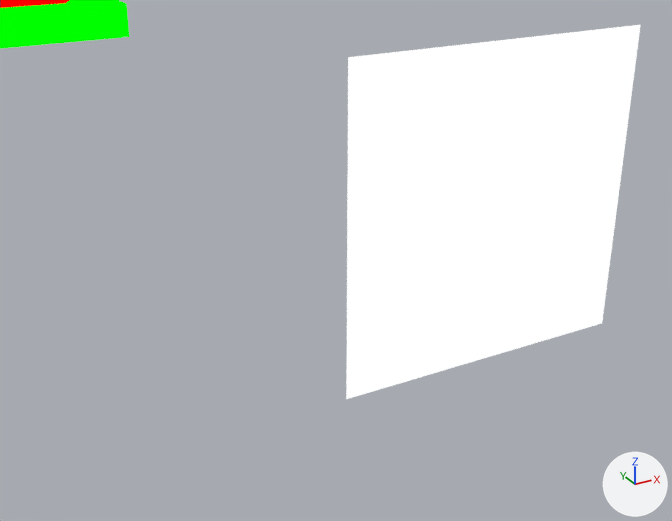
An edit to the Blender file assets-source/blender/motion/stegosaurus-idle.blend, drawn before and after from the same camera.
One viewpoint serves both versions: a 50 mm lens placed at (73.52, -33.67, 13.25), pointed at (75.93, -29.28, 11.05). The axes (+X, +Y, +Z) are drawn at lower right. The lights are the same throughout. The first picture is the older version.

Names of what the first picture shows: 'DinoTycoon_Motion_stegosaurus_idle_eye', 'DinoTycoon_Motion_stegosaurus_idle_jaw' and 1 more.
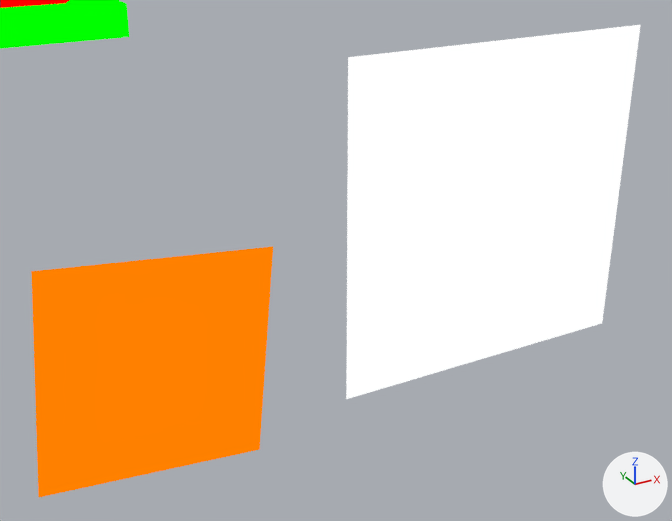
The newer file adds a shape key; the second version is drawn at full value of the shape key 'idle_02' of 'DinoTycoon_Motion_stegosaurus_idle_eye_white', and the change is written as the vertex moves it makes.

Edits to the bpy script that builds the scene:
```text
Add mat_dinotycoon_role_y:
    mat_dinotycoon_role_y = emission_material('DinoTycoon_Role_Y')
    mat_dinotycoon_role_y.base_color = (1.0, 0.216, 0.0)  # orange #ff8000
Add me_dinotycoon_motion_stegosaurus_idle_sample_eye_white:
    me_dinotycoon_motion_stegosaurus_idle_sample_eye_white.from_pydata([(74.27, -29.0, 11.24), (75.66, -29.0, 11.09), (75.52, -29.0, 9.69), (74.13, -29.0, 9.83), (74.27, -29.0, 11.24), (75.66, -29.0, 11.09), (75.52, -29.0, 9.69), (74.13, -29.0, 9.83)], [], [(3, 2, 1, 0), (4, 5, 6, 7), (0, 1, 5, 4), (1, 2, 6, 5), (2, 3, 7, 6), (3, 0, 4, 7)])
    me_dinotycoon_motion_stegosaurus_idle_sample_eye_white.materials.append(mat_dinotycoon_role_y)  # orange #ff8000
Add ob_dinotycoon_motion_stegosaurus_idle_eye_white:
    ob_dinotycoon_motion_stegosaurus_idle_eye_white = bpy.data.objects.new('DinoTycoon_Motion_stegosaurus_idle_eye_white', me_dinotycoon_motion_stegosaurus_idle_sample_eye_white)
    ob_dinotycoon_motion_stegosaurus_idle_eye_white.location = (0.0, 0.0, 0.0)
```

Pixel boxes [x1, y1, x2, y2] of what changed, in the pictures (672 x 521 px):
'DinoTycoon_Motion_stegosaurus_idle_eye_white', added (orange): after [31, 247, 273, 497]
